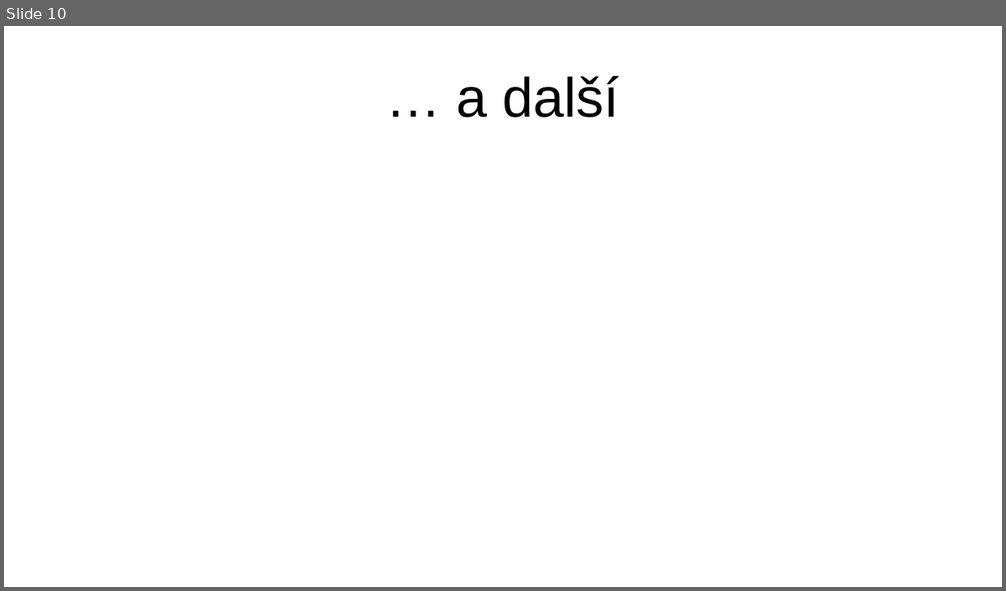
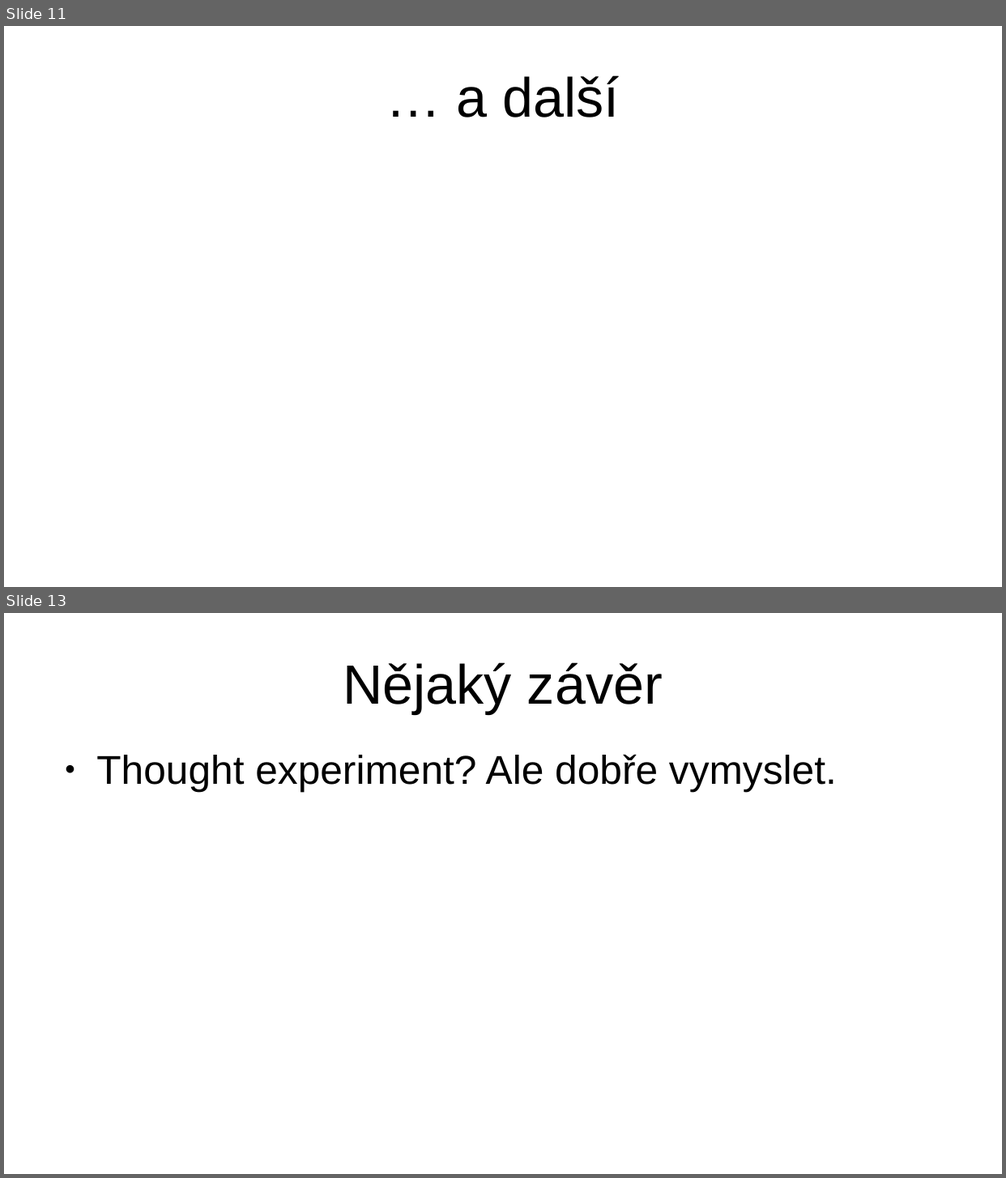
Before and after one commit to hruboson/UTB-PO-RAND, a slide deck: presentation.pptx. Shown one above the other, each under a label of ours: slide 10 before the commit, slides 11 and 13 after it; the slides between them are not shown. The pictures are 1006x591 and 1006x1178 pixels, drawn with LibreOffice and Linux fonts; fonts in the diff are those of the drawing. Boxes give left, top, right and bottom in pixels: in the first picture for what was removed or moved away, otherwise in the second. Text is boxed around its words. In the diff, an @@ line names an element or a change of style, - is before the commit and + after.

```diff
--- a/presentation.pptx
+++ b/presentation.pptx
@@ slide 13 added at [4, 613, 1002, 1174], background #FFFFFF @@
@@ title added at [343, 662, 663, 714], 44 pt, text #000000 @@
+Nějaký závěr
@@ text added at [96, 754, 837, 792], 32 pt, text #000000 @@
+● Thought experiment? Ale dobře vymyslet.
@@ what was slide 10 is now slide 11 @@
```
Also in this commit, not shown: 1 slide changed.
